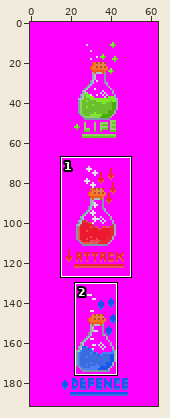
Edited in one commit: pixel-art file (_assets/itens/potion.ase). Above: a wide view before the commit, with the close-up outlined.
Close-up. As it was:
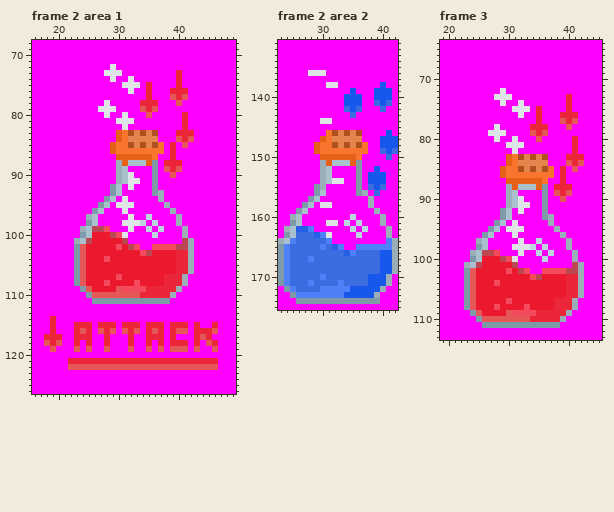
64x192 pixels, 4 frames. Shown: frame 2 area 1: x 16..49, y 68..126; frame 2 area 2: x 23..42, y 131..175; frame 3: x 19..45, y 64..113. The commit also changed other frames or places, which this record leaves out.
The result:
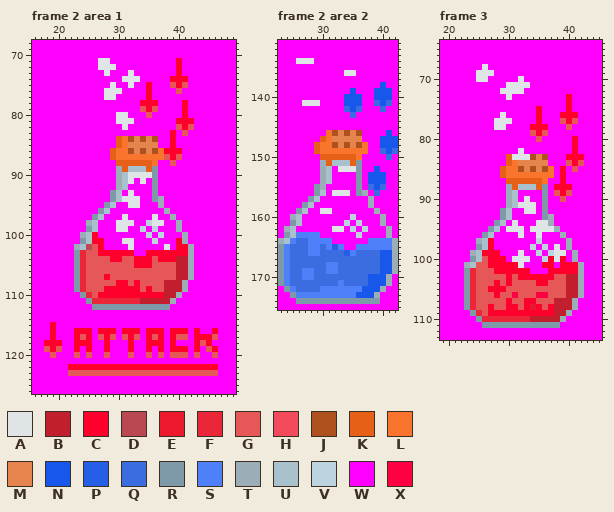
Palette (. is transparent): A #dfe4e6  B #c11f2d  C #ff002d  D #bb4752  E #ec182d  F #ec2639  G #e65858  H #f34b5b  J #ae511f  K #e66018  L #f9742c  M #e6844e  N #1857ec  P #255fe6  Q #3b6ce0  R #7e99a8  S #4d80f9  T #9badb7  U #a9c0cd  V #bcd3e0  W #ff00ff  X #ff0043
Edits made:
Changed rows in their new state; - is an unchanged pixel.
Frame 2 area 1, layer "Layer 1":
first column x 18:
 71 ---------AA-----------C------
 72 ---------AA-----------C------
 73 -----------WW-A-------C------
 74 -----------W-A-A-----CCC-----
 75 -----------A-W-W-C---GCG-----
 76 ----------AAA-W--C---WGW-----
 77 ----------AA-----C---WWW-----
 78 ----------W-----CCC---WC-----
 79 ---------WWW-----C-----C-----
 80 ----------W-A----------C-----
 81 ----------------------CCC----
 82 ----------------------GCG----
 83 ------------WWWWWWW--CWGW----
 84 --------------J-J-J--CWWW----
 85 -----------WK-M-M-MW-C-W-----
 86 --------------JMJMJ-CCC------
 87 -----------KLLLLLL-LGCG------
 88 ------------K-KKK-L-WGW------
 89 -------------KUUUK--WWW------
 90 ---------------AAA---W-------
 91 ---------------WA------------
 92 -----------WTUW--------------
 93 --------------A----W---------
 94 ----------WRU-AA--R----------
 95 ---------WRUWW-A---TW--------
 96 --------WRU--W------TW-------
 97 -------WRU---AW--WA--TW------
 98 -------T----A--WWVAA---------
 99 ------WRUWW-AAW-VWVW--TW-----
100 ------T-CWWWWW---VWV---------
101 -----WRUCCWWWAA---V---CTW----
102 -----TUDGCWWWWAW--WWAWCC-----
103 ------FGGCCCCCCWWCCCCCCC-----
104 ------FGGGGCCGGCCCGCCCBB-----
105 ------FGGGGGGGGCCCGGGGBB-----
106 ------FGGGGGGGGGGGGGGGBB-----
107 ------FGGGCGGGGGGGGGGGBBT----
108 ------FGGGGGCCGCGGGGBBB------
109 -----RF-GGCCCCCCGCGGBBBT-----
110 ------RF-CCCCCCCCCCCBBT------
111 -------RFFFFFFFFBBBBBT-------
112 --------RRRRRRRRRRRRR--------
114 -W---------------------------
115 -C---WWW-WWW-WWW-WWW-WWW-W--W
116 -C---CCC-CCC-CCC-CCC-CCC-CWWC
117 WCW--CGC-GCG-GCG-CGC-CGG-CCCG
118 CCC--CCC--C---C--CCC-CWW-CGCW
119 GCG--C-C--C---C--C-C-CCC-C-GC
120 -G---G-G--G---G--G-G-GGG-G--G
121 ----WWWWWWWWWWWWWWWWWWWWWWWWW
122 ----CCCCCCCCCCCCCCCCCCCCCCCCC
123 ----GGGGGGGGGGGGGGGGGGGGGGGGG
Frame 2 area 2, layer "Layer 1":
first column x 26:
134 AAA-------
136 --WWW---AA
138 -----WW---
141 -AAA------
144 ----WW----
first column x 26:
152 -------AAA-----
154 ------WW-------
156 ------AAA------
158 ----WW---------
159 ----AA---------
161 -----WW--------
162 WWW---AA-------
163 SSSSWW---------
164 --SSS-------SSS
165 --SSQS---------
166 --SS-----------
167 --Q------------
168 -----SS--------
169 -SS--SS--------
170 -SS-Q----------
171 --Q------------
172 ---------SS----
173 --------SS-----
Frame 3, layer "Layer 1":
first column x 24:
 68 --A----------------
 69 -AAA---------------
 70 -AA-----A----------
 71 ------AAAA---------
 72 ------AAA----------
 73 ----WW----------C--
 74 -----W--W-------C--
 75 -------WWW-C----C--
 76 -----A--W--C---CCC-
 77 ----AAA----C----C--
 78 -----A----CCC------
 79 ---WWW-----C-------
 80 ----W--W---------C-
 81 ------WWW--------C-
 82 -------WA--------C-
 83 -------AAA------CCC
 84 -----------------C-
 85 ---------------C---
 86 ---------------C---
 87 ---------------C---
 88 --------------CCC--
 89 ---------------C---
 90 --------WA---------
 91 ----------A--------
 92 --------WAA--------
 94 -----------AA------
 95 ----------AAAA-----
 96 -------WA--A-------
 97 ---C----W----------
 98 ---C---WWW----A----
 99 --CCC---------AA---
100 --GCCCW-AA---CAC---
101 -GGCCCCCA---CC-CCC-
102 FGGGCCCCCC--WCCCCC-
103 FGGGGGCGCCCCCCGGBB-
104 FGGGCGCGGGGCCGGGBB-
105 FGGCCCGGGGGGGGGGBB-
106 FGGGCGGXGGGXXGGGBB-
107 FGGGGGCGGCCGGGBBB--
108 FGGCGGCCGC-CGCBBB--
109 -FGCCCCCCCCCCCBB---
110 --FFFFFFFFBBBBB----
